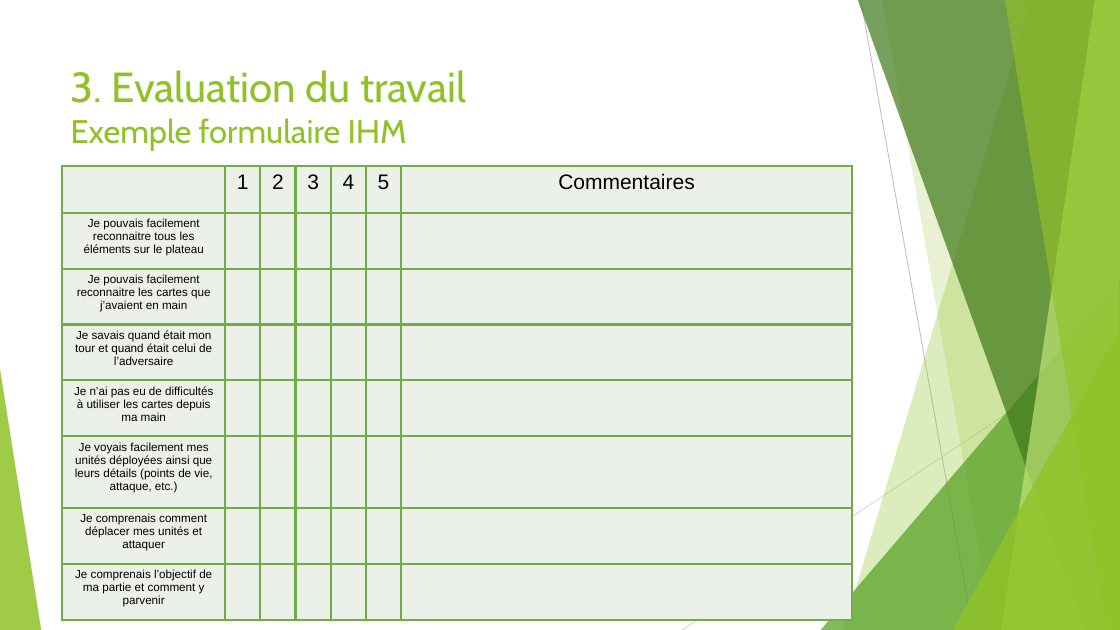
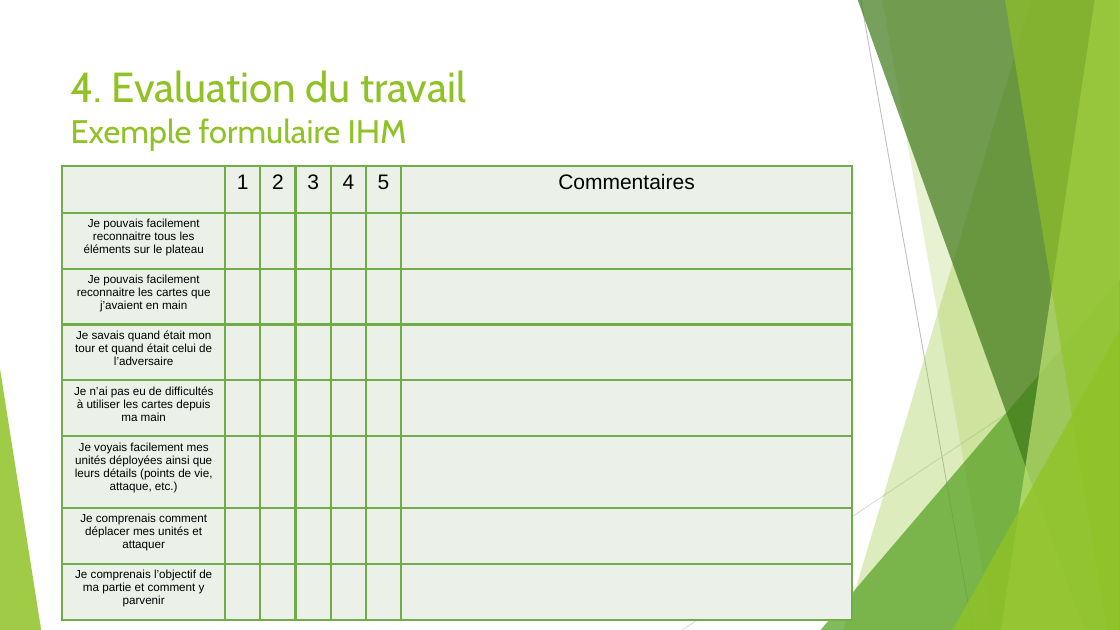
Before and after one commit to PNS-PS7and8/pns-innov1920-pns-innov1920-n, a slide deck: slide 7 of EtatDeLArt.odp (slide 6 before the commit). Drawn at 1120x630 pixels with LibreOffice and Linux fonts; fonts in the diff are those of the drawing. Boxes give left, top, right and bottom in pixels: in the first picture for what was removed or moved away, otherwise in the second. Text is boxed around its words. In the diff, an @@ line names an element or a change of style, - is before the commit and + after.

```diff
--- a/EtatDeLArt.odp
+++ b/EtatDeLArt.odp
@@ title at <box>71,70,466,151</box>: text changed @@
-3. Evaluation du travail
-Exemple formulaire IHM
+4. Evaluation du travail
+Exemple formulaire IHM
```
Also in this commit, not shown: 1 other slide changed, 1 slide added.
